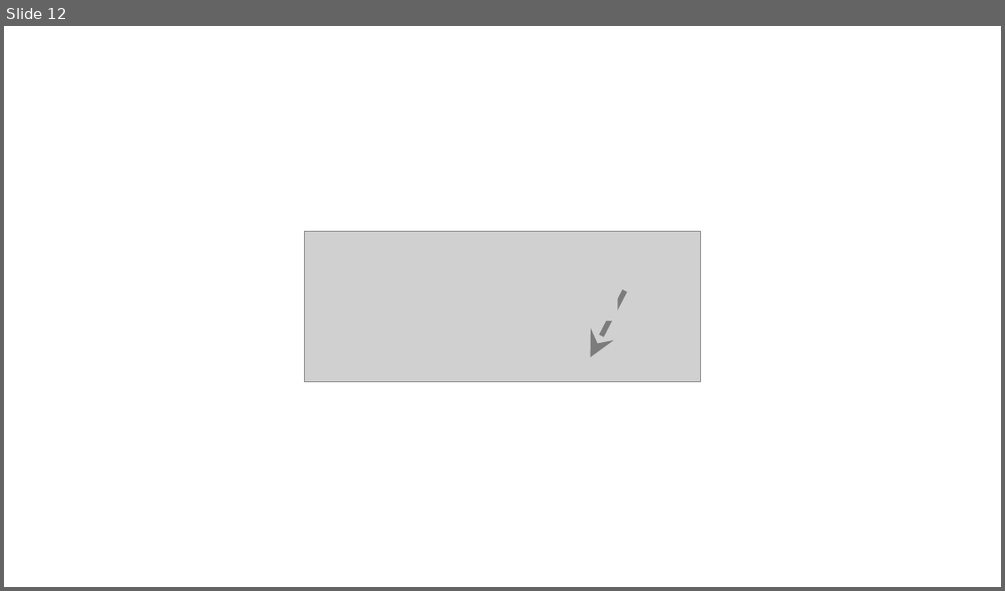
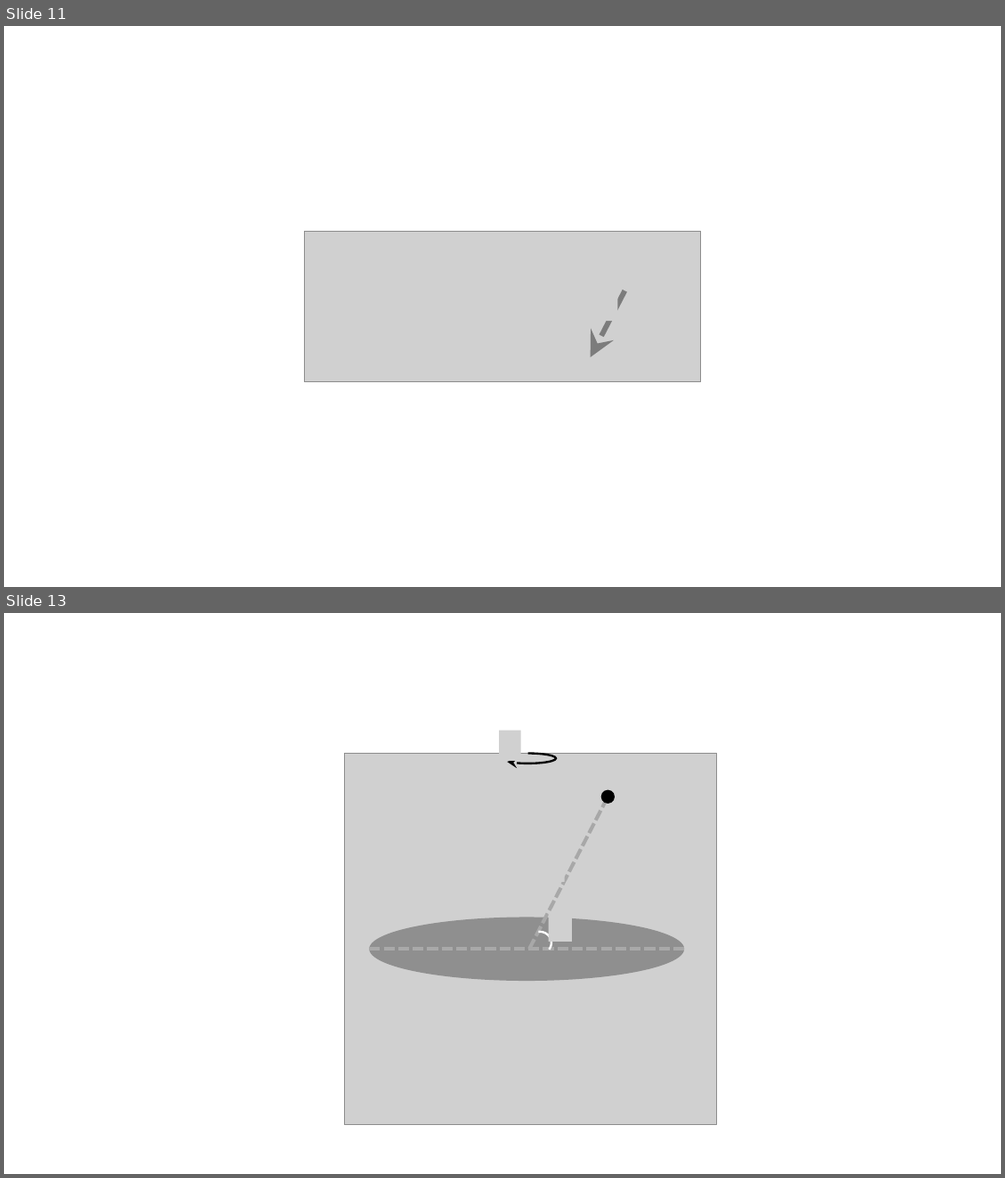
Before and after one commit to savchenko-physics/savchenko-physics.github.io, a slide deck: volunteer/Drawings.pptx. Shown one above the other, each under a label of ours: slide 12 before the commit, slides 11 and 13 after it; the slides between them are not shown. The pictures are 1005x591 and 1005x1178 pixels, drawn with LibreOffice and Linux fonts; fonts in the diff are those of the drawing; grey boxes stand for pictures. Boxes give left, top, right and bottom in pixels: in the first picture for what was removed or moved away, otherwise in the second. Text is boxed around its words. In the diff, an @@ line names an element or a change of style, - is before the commit and + after.

```diff
--- a/volunteer/Drawings.pptx
+++ b/volunteer/Drawings.pptx
@@ slide 13 added at [4,613,1001,1174], background #FFFFFF @@
@@ picture added at [499,730,521,761] @@
@@ picture added at [345,754,717,1126] @@
@@ arc (boxed as its full ellipse) added at [500,754,556,764], outline #000000 2 pt @@
@@ line added from (530, 949) to (608, 797), #A8A8A8 3.5 pt dashed @@
@@ ellipse added at [600,789,615,803], fill #000000 @@
@@ picture added at [539,846,565,882] @@
@@ ellipse added at [369,916,684,981], fill #000000 at 31% opacity @@
@@ arc (boxed as its full ellipse) added at [528,932,551,954], outline #FFFFFF 2 pt @@
@@ picture added at [549,911,572,941] @@
@@ line added from (369, 949) to (685, 949), #AAAAAA 3.5 pt dashed @@
@@ what was slide 12 is now slide 11 @@
```
Also in this commit, not shown: 1 other slide added, 1 slide removed, 14 other files.
